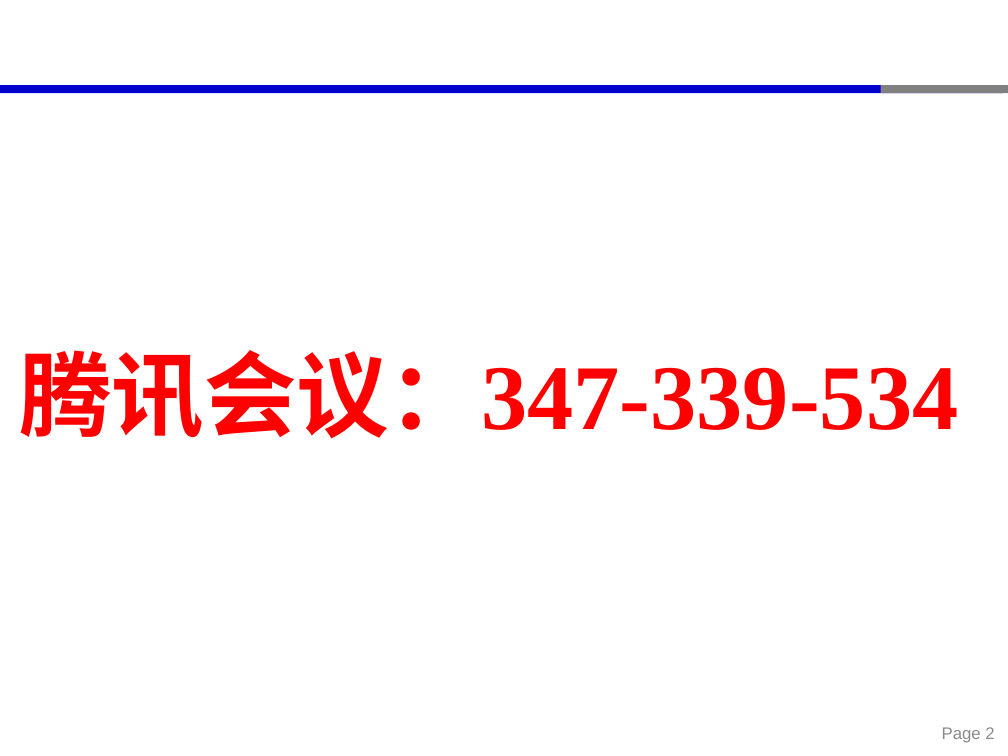
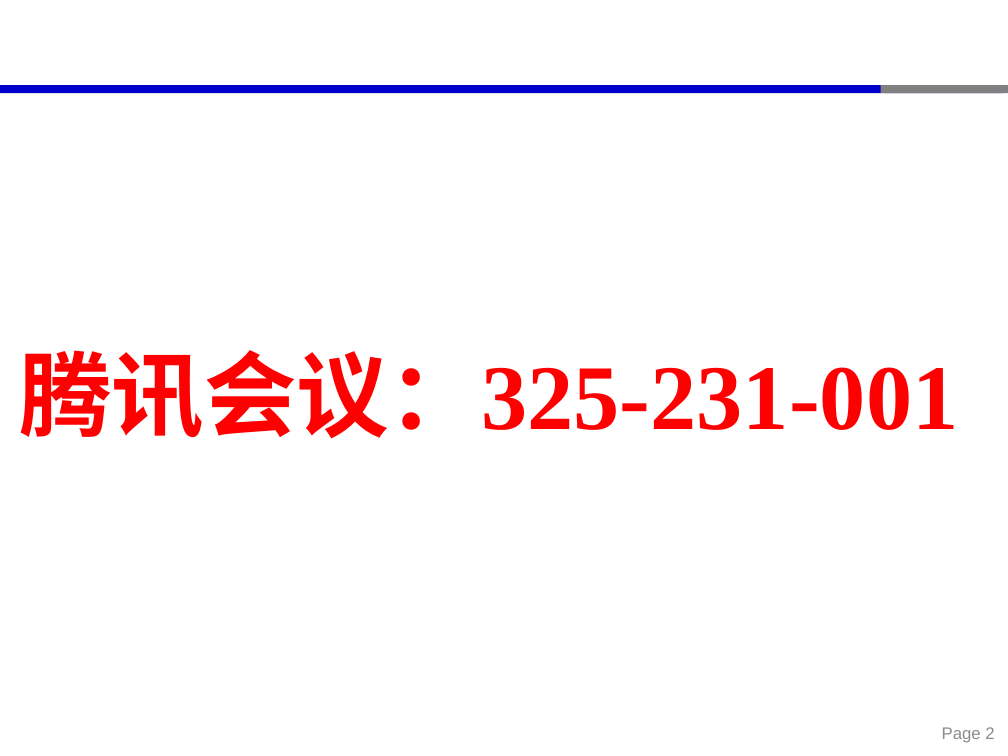
Before and after one commit to kightbal/Open-source-GIS-Course, a slide deck: slide 2 of 第4章-矢量数据处理-8课时/第4章-矢量数据处理.pptx. Drawn at 1008x756 pixels with LibreOffice and Linux fonts; fonts in the diff are those of the drawing. Boxes give left, top, right and bottom in pixels: in the first picture for what was removed or moved away, otherwise in the second. Text is boxed around its words. In the diff, an @@ line names an element or a change of style, - is before the commit and + after.

```diff
--- a/第4章-矢量数据处理-8课时/第4章-矢量数据处理.pptx
+++ b/第4章-矢量数据处理-8课时/第4章-矢量数据处理.pptx
@@ text at (19,350,958,439): text changed @@
-腾讯会议：347-339-534
+腾讯会议：325-231-001
```
Also in this commit, not shown: 15 other files.
